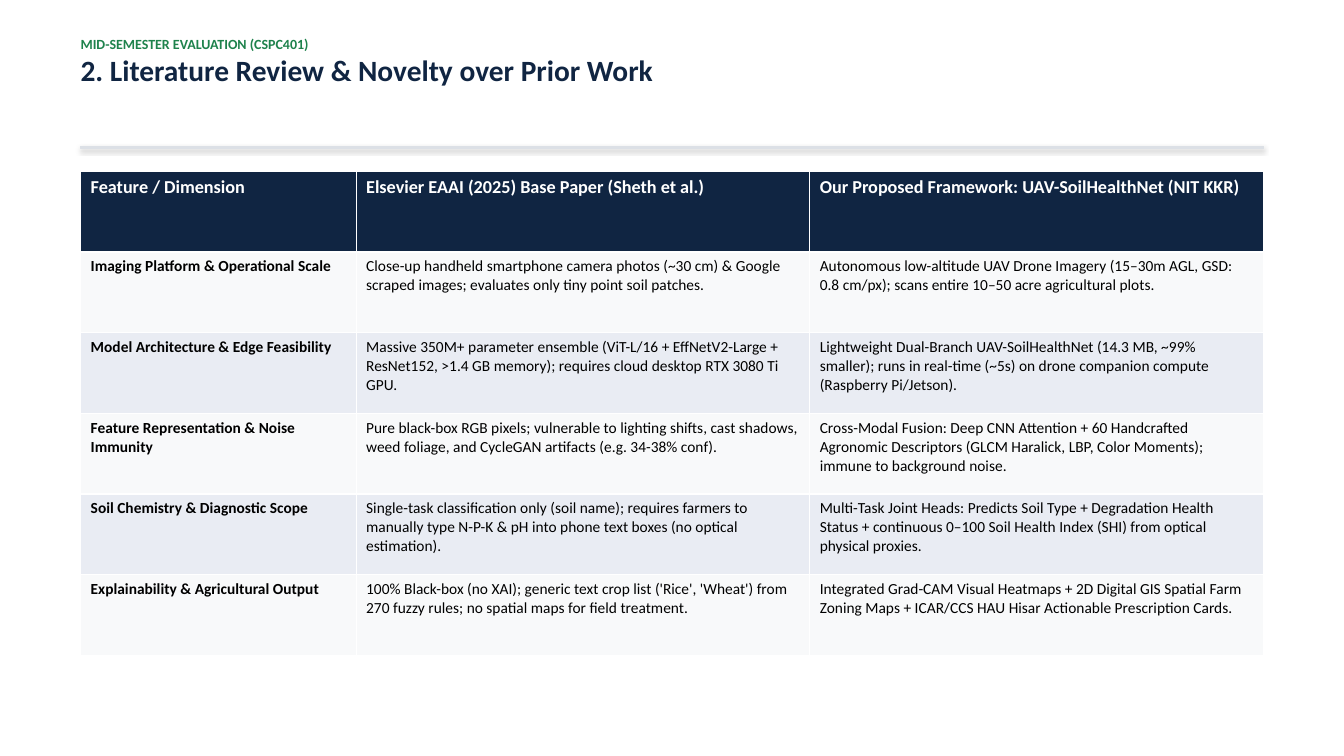
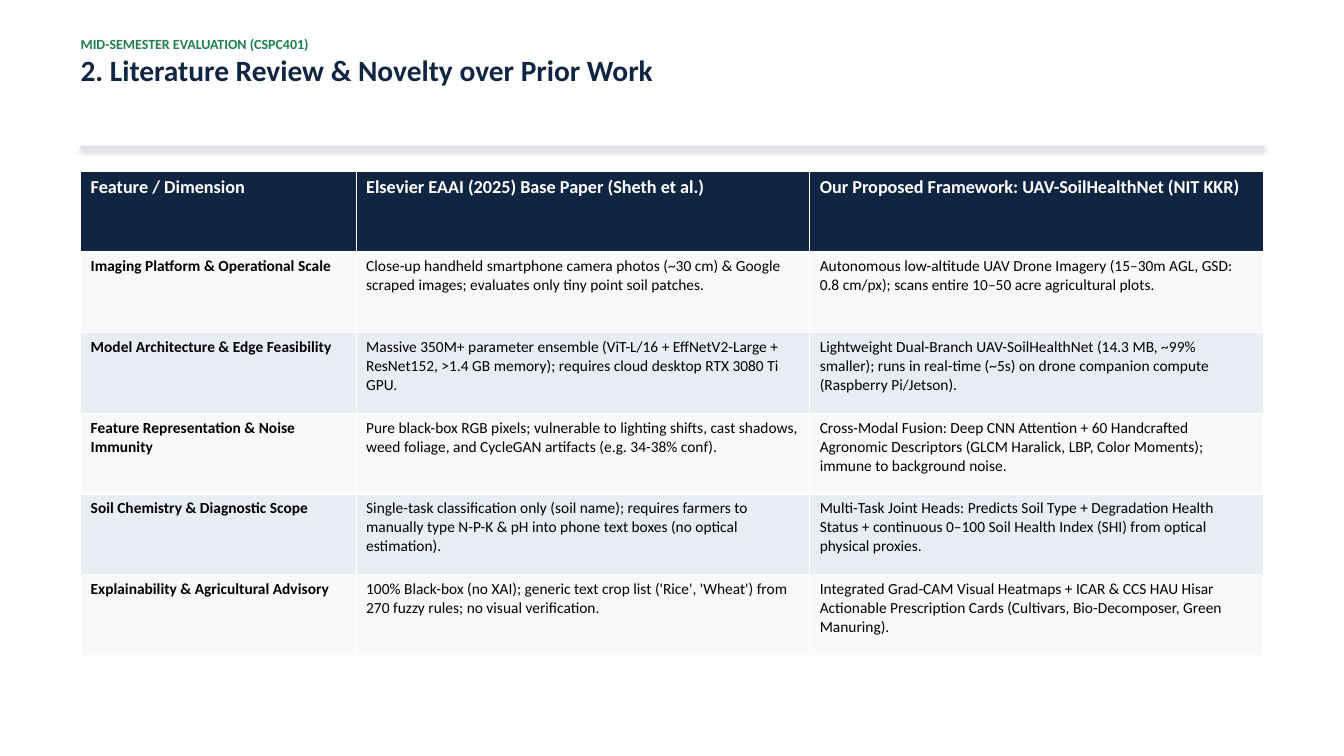
Before and after one commit to Naveen-Beniwal/soil-project1, a slide deck: slide 5 of Mid_Sem_Presentation_CSPC401.pptx. Drawn at 1344x756 pixels with LibreOffice and Linux fonts; fonts in the diff are those of the drawing. Boxes give left, top, right and bottom in pixels: in the first picture for what was removed or moved away, otherwise in the second. Text is boxed around its words. In the diff, an @@ line names an element or a change of style, - is before the commit and + after.

Commit message:
Streamline presentation and report for Mid-Sem 1: remove plot GIS mapping and future phase references, focusing strictly on 60-feature deep CNN, 7 soil types, and ICAR advisory

```diff
--- a/Mid_Sem_Presentation_CSPC401.pptx
+++ b/Mid_Sem_Presentation_CSPC401.pptx
@@ table at [81,171,1263,655] @@
-row 6: Explainability & Agricultural Output | 100% Black-box (no XAI); generic text crop list ('Rice', 'Wheat') from 270 fuzzy rules; no spatial maps for field treatment. | Integrated Grad-CAM Visual Heatmaps + 2D Digital GIS Spatial Farm Zoning Maps + ICAR/CCS HAU Hisar Actionable Prescription Cards.
+row 6: Explainability & Agricultural Advisory | 100% Black-box (no XAI); generic text crop list ('Rice', 'Wheat') from 270 fuzzy rules; no visual verification. | Integrated Grad-CAM Visual Heatmaps + ICAR & CCS HAU Hisar Actionable Prescription Cards (Cultivars, Bio-Decomposer, Green Manuring).
```
Also in this commit, not shown: 5 other slides changed, 2 slides removed, 3 other files.
